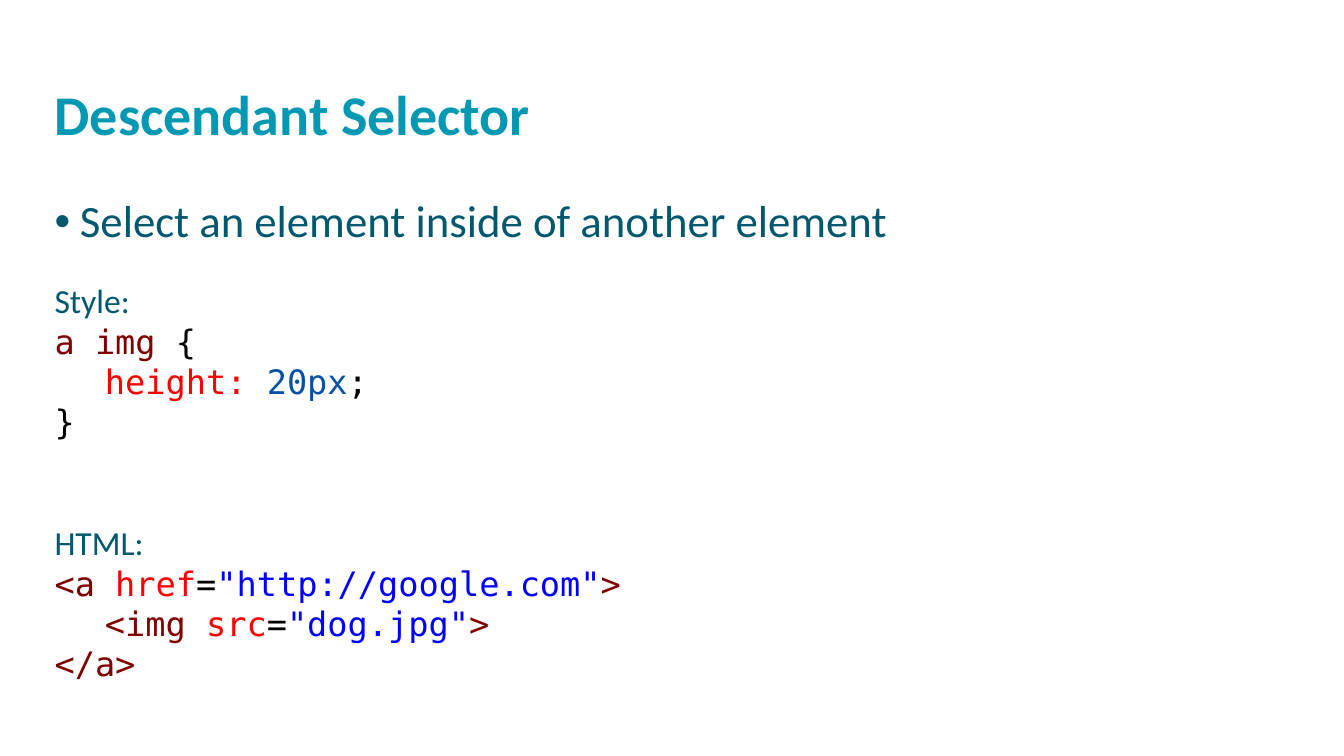
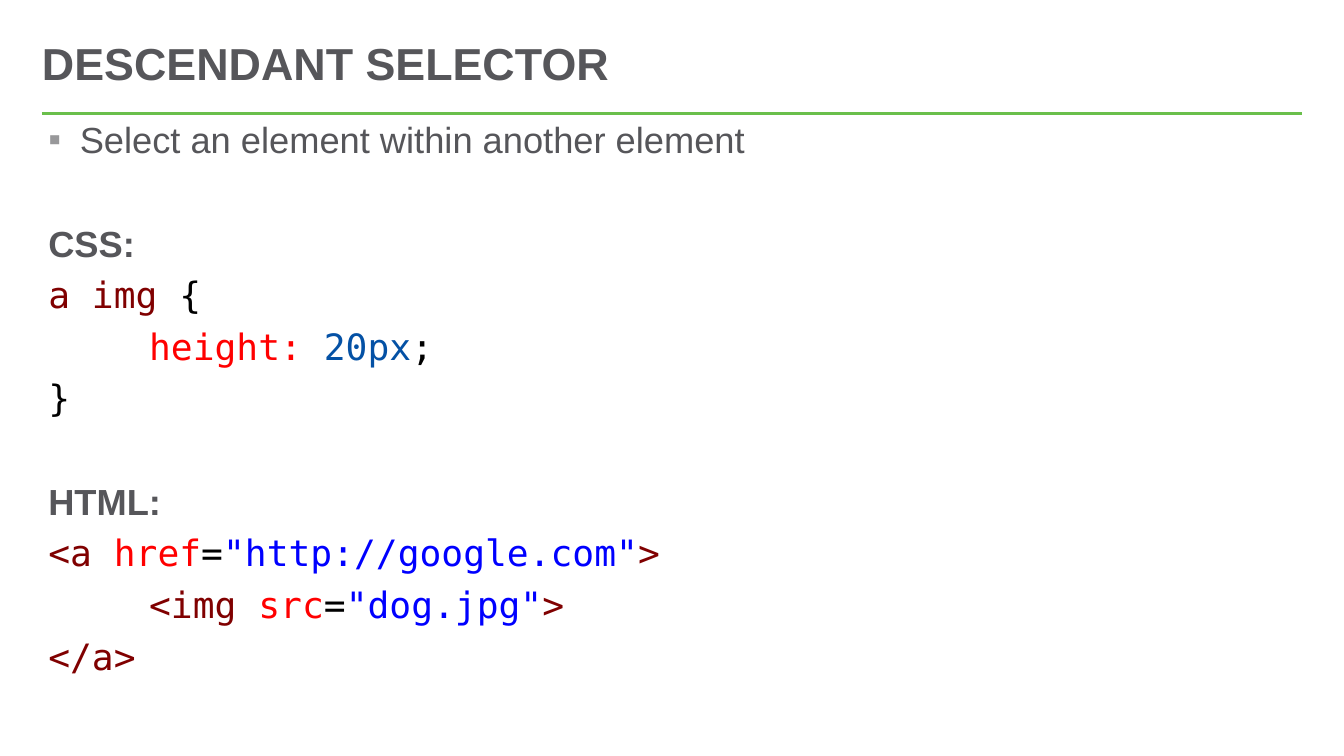
Before and after one commit to hytechclub/web-101, a slide deck: slide 10 of Week07/MoreSelectors.pptx (slide 9 before the commit). Drawn at 1344x756 pixels with LibreOffice and Linux fonts; fonts in the diff are those of the drawing; background and template pictures are left out. Boxes give left, top, right and bottom in pixels: in the first picture for what was removed or moved away, otherwise in the second. Text is boxed around its words. In the diff, an @@ line names an element or a change of style, - is before the commit and + after.

```diff
--- a/Week07/MoreSelectors.pptx
+++ b/Week07/MoreSelectors.pptx
@@ title "DESCENDANT SELECTOR" at (42,48,609,81): vertical alignment top to middle @@
@@ title at (42,48,609,81): text changed; size 40 to 32 pt; font Calibri to Arial; text colour #0098B2 to #56565A @@
-Descendant Selector
+DESCENDANT SELECTOR
@@ line added from (42, 113) to (1303, 113), #54C8E8 2.25 pt @@
@@ text "Select an element within another ...": place and size @@
-text "Select an element within another ..." at (55,289,621,679)
+text "Select an element within another ..." at (48,126,745,674)
@@ text at (48,126,745,258): text changed; size 24 to 25.9 pt; font Calibri to Arial; text colour #00586E to #56565A @@
-Style:
+▪ Select an element within another element
+CSS:
@@ text removed at (80,206,887,238) @@
-• Select an element inside of another element
@@ text at (48,280,660,674): size 24 to 25.9 pt in "a img {", "height: 20px;", "}", "HTML:" and 3 more places; font Calibri to Arial, text colour #00586E to #56565A, bold on in "HTML:"; indent changed; line spacing 1 to 0.8; more space between paragraphs @@
```
Also in this commit, not shown: 3 other slides changed, 7 slides added, 7 slides removed, 4 other files.
